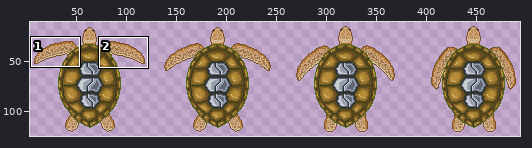
File history of a sprite sheet, Characters/Turtle/turtle-Sheet.png. The first picture is a wide view before the edit; the outline marks the close-up.
Close-up. Old version:
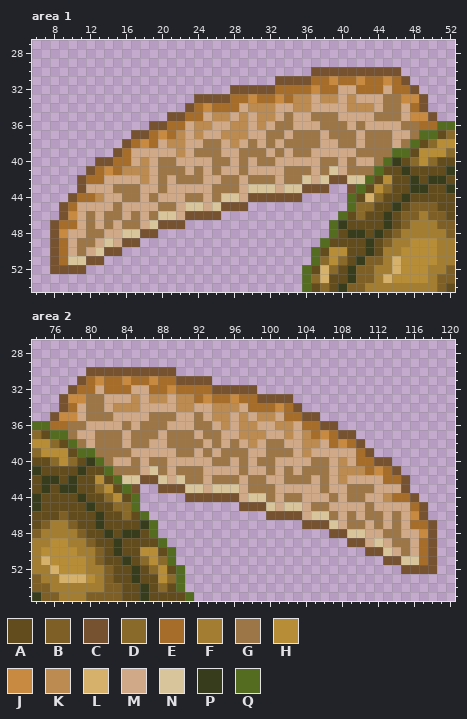
The file is 512x128 pixels. Colours within 5 levels of each other are drawn and written as one. Shown: area 1: x 6..52, y 27..54; area 2: x 74..120, y 27..55. The wide view leaves out empty margins. The commit also changed other parts of the picture, which this record leaves out.
Palette (. is transparent): A #624c1e  B #7e6027  C #775231  D #8a6a2a  E #a66c29  F #a37e32  G #9d7648  H #b88d38  J #c88941  K #bb8b52  L #d5b16b  M #d0aa88  N #d9c59c  P #373c1d  Q #536c1f
And afterwards:
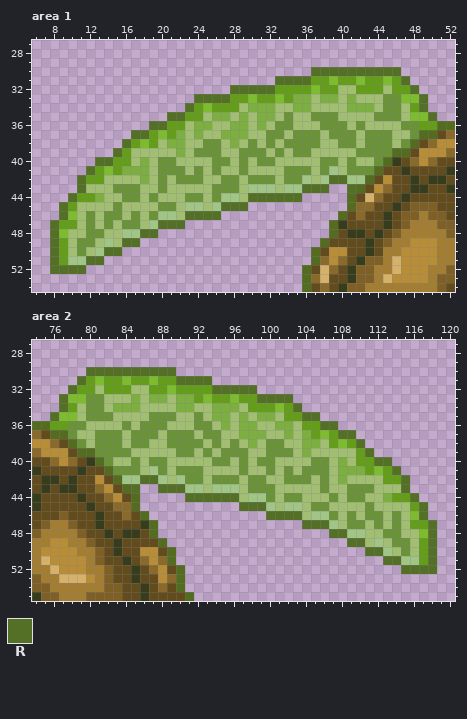
Colours new in this view: R #546f26
What changed:
colour E: #a66c29 -> #639d1a
colour G: #9d7648 -> #6a9239
colour J: #c88941 -> #7ebc2f
colour K: #bb8b52 -> #7dae41
colour M: #d0aa88 -> #a2be73
colour N: #d9c59c -> #a1c586
Changed rows in their new state; - is a pixel that keeps its letter.
Area 1:
first column x 8:
30 -----------------------------RRRRRRRRRR----
31 -------------------------RRRR----------R---
32 --------------------RRRRR---------------R--
33 ----------------RRRR---------------------R-
34 ---------------R-------------------------R-
35 -------------RR---------------------------R
36 -----------RR------------------------------
37 ---------RR--------------------------------
38 --------R----------------------------------
39 -------R-----------------------------------
40 -----RR------------------------------------
41 ----R--------------------------------------
42 ---R---------------------------RR----------
43 ---R------------------------RRR--R---------
44 --R-------------------RRRRRR---------------
45 -R-----------------RRR---------------------
46 -R-------------RRRR------------------------
47 R-----------RRR----------------------------
48 R---------RR-------------------------------
49 R-------RR---------------------------------
50 R-----RR-----------------------------------
51 R---RR-------------------------------------
52 RRRR---------------------------------------
Area 2:
first column x 76:
30 ----RRRRRRRRRR-----------------------------
31 ---R----------RRRR-------------------------
32 --R---------------RRRRR--------------------
33 -R---------------------RRRR----------------
34 -R-------------------------R---------------
35 R---------------------------RR-------------
36 ------------------------------RR-----------
37 --------------------------------RR---------
38 ----------------------------------R--------
39 -----------------------------------R-------
40 ------------------------------------RR-----
41 --------------------------------------R----
42 ----------RR---------------------------R---
43 ---------R--RRR------------------------R---
44 ---------------RRRRRR-------------------R--
45 ---------------------RRR-----------------R-
46 ------------------------RRRR-------------R-
47 ----------------------------RRR-----------R
48 -------------------------------RR---------R
49 ---------------------------------RR-------R
50 -----------------------------------RR-----R
51 -------------------------------------RR---R
52 ---------------------------------------RRRR
Changed places in both close-ups, as pixel boxes (x1, y1, x2, y2):
changed: (50, 67, 437, 274)
changed: (50, 367, 437, 574)
